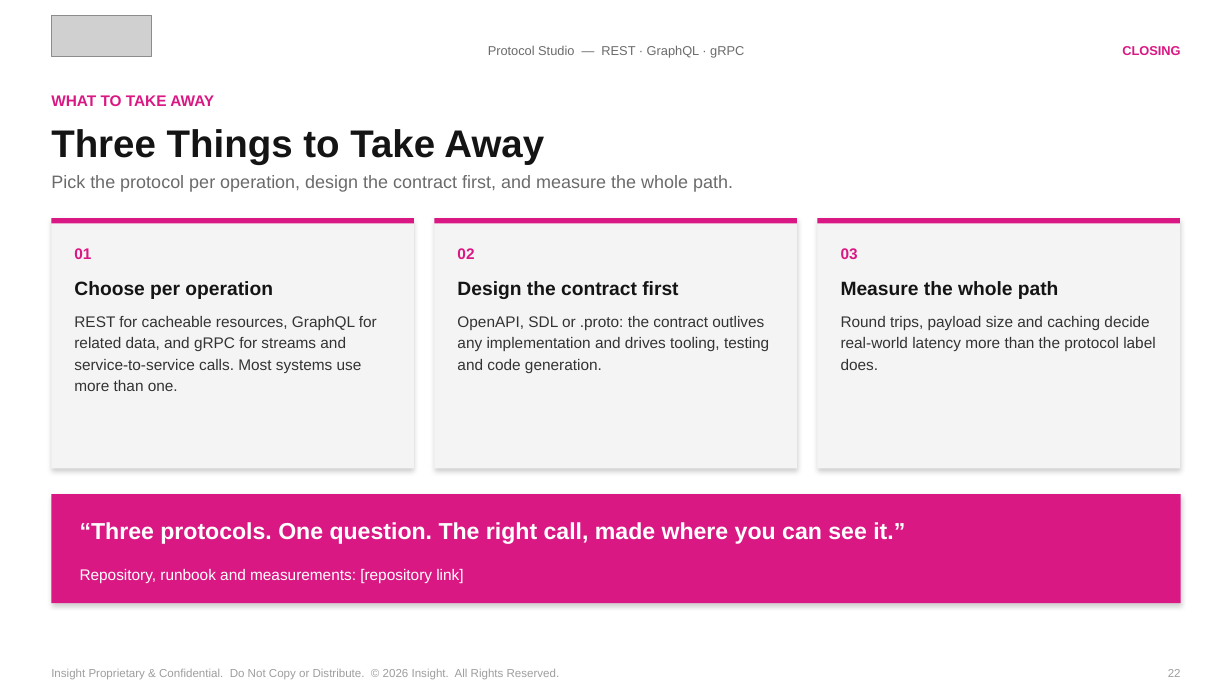
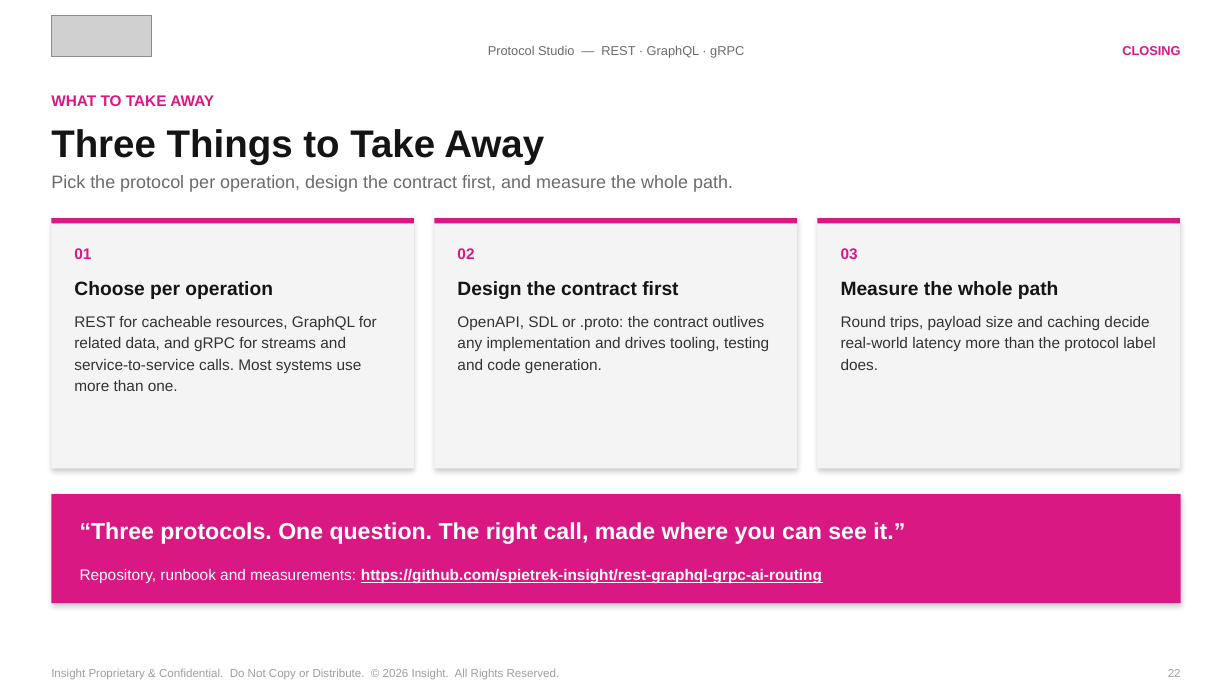
Before and after one commit to spietrek-insight/rest-graphql-grpc-ai-routing, a slide deck: slide 22 of presentation/rest-graphql-grpc-ai-routing-v6.pptx. Drawn at 1232x693 pixels with LibreOffice and Linux fonts; fonts in the diff are those of the drawing; grey boxes stand for pictures. Boxes give left, top, right and bottom in pixels: in the first picture for what was removed or moved away, otherwise in the second. Text is boxed around its words. In the diff, an @@ line names an element or a change of style, - is before the commit and + after.

```diff
--- a/presentation/rest-graphql-grpc-ai-routing-v6.pptx
+++ b/presentation/rest-graphql-grpc-ai-routing-v6.pptx
@@ text at (80, 569, 822, 584): text changed; bold on @@
-Repository, runbook and measurements: [repository link]
+Repository, runbook and measurements: https://github.com/spietrek-insight/rest-graphql-grpc-ai-routing
```
Also in this commit, not shown: 5 other slides changed, 1 slide added, 1 slide removed, 2 other files.
